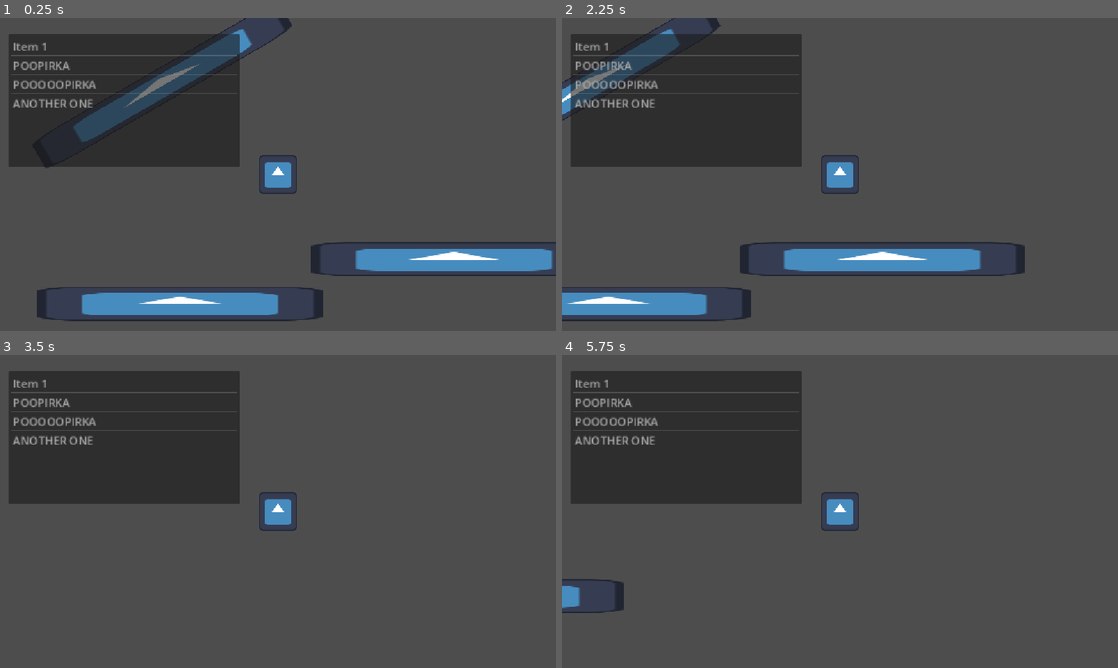
Above: before the commit, frames 1-4 (two rows, left to right).
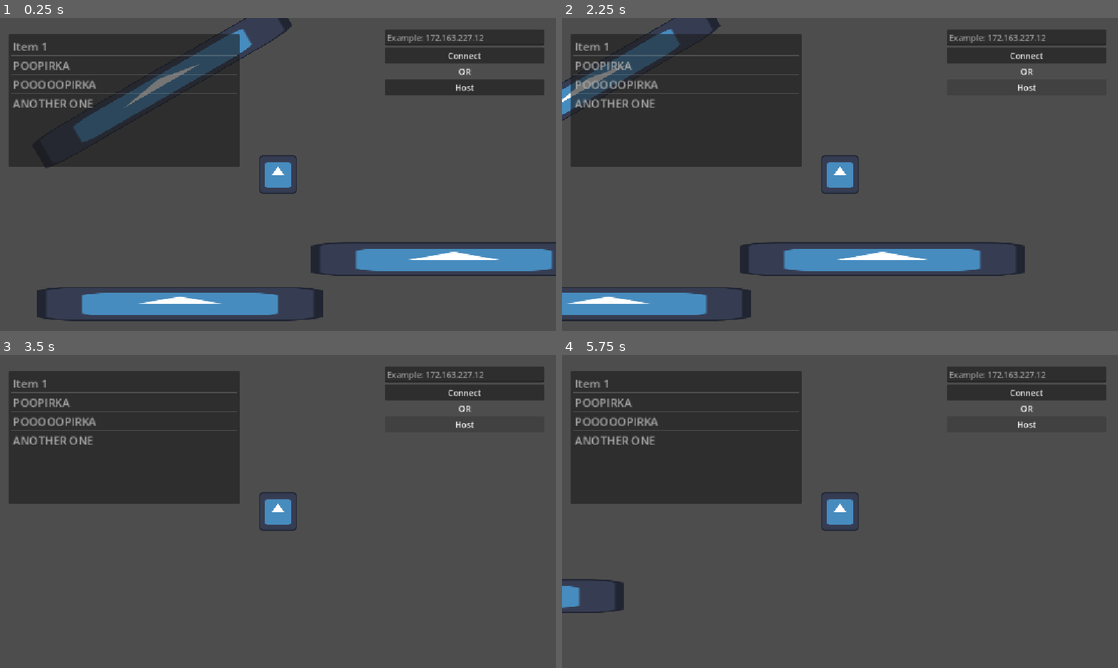
Above: after the commit, the same moments.

Repository: KosSashaHelloWorld/hello-world-4
Game: Godot game, scene res://labirinth.tscn
The game is run twice, just before and just after one commit, with the same random seed, the same clock (stepped at 60 frames per second) and the same inputs. The engine's default icon, where the game draws it, is replaced by a stand-in: a white triangle on a blue panel in a dark square.
Inputs (mouse positions are in pixels of both pictures, inside the frame that each line leads up to):
- Up to frame 1 (0.25 s): no input
- Up to frame 2 (2.25 s): click (1029, 55) at 0.5 s, where only the run after the commit has a clickable "Connect"; click (1029, 86) at 1.25 s, where only the run after the commit has a clickable "Host"; hold D (move_right) from 2.03 s (still down)
- Up to frame 3 (3.5 s): release D (move_right) at 2.78 s; hold S (move_down) from 2.78 s (still down)
- Up to frame 4 (5.75 s): release S (move_down) at 3.53 s; hold D (move_right) 3.53-4.28 s; hold W (move_up) 4.28-5.03 s; hold A (move_left) from 5.03 s (still down)

The runs differ from the first frame. In frame 1, 4.0% of the frame differs, in the area x 69-98%, y 3-25%; in frame 2, 2.7%; in frame 3, 2.7%; in frame 4, 2.7%.

Commit message:
Added online

Diff:
--- /dev/null
+++ b/ConnectGUI.tscn
@@ -0,0 +1,37 @@
+[gd_scene format=3 uid="uid://byxuni6qj6dqg"]
+
+[ext_resource type="Script" uid="uid://cq37oncfx2wx8" path="res://connect_gui.gd" id="1_p48fu"]
+
+[node name="ConnectGui" type="Control" unique_id=709556398]
+layout_mode = 3
+anchors_preset = 15
+anchor_right = 1.0
+anchor_bottom = 1.0
+grow_horizontal = 2
+grow_vertical = 2
+script = ExtResource("1_p48fu")
+
+[node name="VBoxContainer" type="VBoxContainer" parent="." unique_id=164797281]
+layout_mode = 0
+offset_right = 311.0
+offset_bottom = 93.0
+
+[node name="IPInput" type="LineEdit" parent="VBoxContainer" unique_id=188440320]
+layout_mode = 2
+placeholder_text = "Example: 172.163.227.12"
+
+[node name="ConnectButton" type="Button" parent="VBoxContainer" unique_id=3595676]
+layout_mode = 2
+text = "Connect"
+
+[node name="Label" type="Label" parent="VBoxContainer" unique_id=702334545]
+layout_mode = 2
+text = "OR"
+horizontal_alignment = 1
+
+[node name="HostButton" type="Button" parent="VBoxContainer" unique_id=1677977165]
+layout_mode = 2
+text = "Host"
+
+[connection signal="pressed" from="VBoxContainer/ConnectButton" to="." method="_on_join_button_pressed"]
+[connection signal="pressed" from="VBoxContainer/HostButton" to="." method="_on_host_button_pressed"]
--- a/Player.tscn
+++ b/Player.tscn
@@ -2,12 +2,20 @@
 
 [ext_resource type="Script" uid="uid://ljy8vj30dfd7" path="res://player.gd" id="1_kpjcp"]
 [ext_resource type="Texture2D" uid="uid://bkpdokokb6fwu" path="res://icon.svg" id="1_xhfnw"]
+[ext_resource type="PackedScene" uid="uid://byxuni6qj6dqg" path="res://ConnectGUI.tscn" id="2_e80uo"]
 [ext_resource type="PackedScene" uid="uid://by1n77jukhyq8" path="res://Inventory.tscn" id="3_kne1u"]
 
 [sub_resource type="CircleShape2D" id="CircleShape2D_lgns8"]
 
 [node name="Player" type="CharacterBody2D" unique_id=1984058840]
 script = ExtResource("1_kpjcp")
+
+[node name="ConnectGui" parent="." unique_id=709556398 instance=ExtResource("2_e80uo")]
+offset_left = 48.0
+offset_top = -65.0
+offset_right = 48.0
+offset_bottom = -65.0
+scale = Vector2(0.23, 0.23)
 
 [node name="Inventory" parent="." unique_id=1059167550 instance=ExtResource("3_kne1u")]
 offset_left = -121.0
--- /dev/null
+++ b/connect_gui.gd
@@ -0,0 +1,18 @@
+extends Control
+
+
+# Called when the node enters the scene tree for the first time.
+func _ready() -> void:
+	pass # Replace with function body.
+
+
+# Called every frame. 'delta' is the elapsed time since the previous frame.
+func _process(delta: float) -> void:
+	pass
+
+# В скрипте главной сцены
+func _on_host_button_pressed():
+	NetworkManager.host_game()
+
+func _on_join_button_pressed():
+	NetworkManager.join_game($VBoxContainer/IPInput.text)  # $IPInput — LineEdit
--- /dev/null
+++ b/labirinth.gd
@@ -0,0 +1,17 @@
+extends Node2D
+
+
+# Called when the node enters the scene tree for the first time.
+func _ready() -> void:
+	if multiplayer.is_server():
+		multiplayer.peer_connected.connect(_on_peer_connected)
+
+func _on_peer_connected(id: int):
+	var player = preload("res://Player.tscn").instantiate()
+	player.name = str(id)  # Имя узла = ID пира, для authority
+	player.set_multiplayer_authority(id)  # Этот игрок управляет собой
+	$Players.add_child(player, true)  # force_readable_name
+
+# Called every frame. 'delta' is the elapsed time since the previous frame.
+func _process(delta: float) -> void:
+	pass
--- a/labirinth.tscn
+++ b/labirinth.tscn
@@ -1,9 +1,11 @@
 [gd_scene format=3 uid="uid://brsvcwut4cyo4"]
 
+[ext_resource type="Script" uid="uid://dew448oq4lun5" path="res://labirinth.gd" id="1_lxr0d"]
 [ext_resource type="PackedScene" uid="uid://c30tylkb6vdnj" path="res://Player.tscn" id="1_t3680"]
 [ext_resource type="PackedScene" uid="uid://chdrmat84560b" path="res://DebugPlarform.tscn" id="2_wt3ke"]
 
 [node name="Node2D" type="Node2D" unique_id=177218335]
+script = ExtResource("1_lxr0d")
 
 [node name="DebugPlarform" parent="." unique_id=1508713613 instance=ExtResource("2_wt3ke")]
 position = Vector2(-44, 58)
--- /dev/null
+++ b/network_manager.gd
@@ -0,0 +1,24 @@
+extends Node
+
+const PORT := 7777
+const MAX_CLIENTS := 4
+
+var peer: ENetMultiplayerPeer
+
+func host_game() -> void:
+	peer = ENetMultiplayerPeer.new()
+	var err := peer.create_server(PORT, MAX_CLIENTS)
+	if err != OK:
+		push_error("Не удалось создать сервер: %d" % err)
+		return
+	multiplayer.multiplayer_peer = peer
+	print("Сервер запущен на порту %d" % PORT)
+
+func join_game(address: String) -> void:
+	peer = ENetMultiplayerPeer.new()
+	var err := peer.create_client(address, PORT)
+	if err != OK:
+		push_error("Не удалось подключиться: %d" % err)
+		return
+	multiplayer.multiplayer_peer = peer
+	print("Подключение к %s:%d" % [address, PORT])
--- a/project.godot
+++ b/project.godot
@@ -14,6 +14,10 @@
 run/main_scene="uid://brsvcwut4cyo4"
 config/features=PackedStringArray("4.7", "GL Compatibility")
 config/icon="res://icon.svg"
+
+[autoload]
+
+NetworkManager="*uid://c2da5u3e7srn7"
 
 [display]
 
Not shown, added: connect_gui.gd.uid
Not shown, added: labirinth.gd.uid
Not shown, added: network_manager.gd.uid
